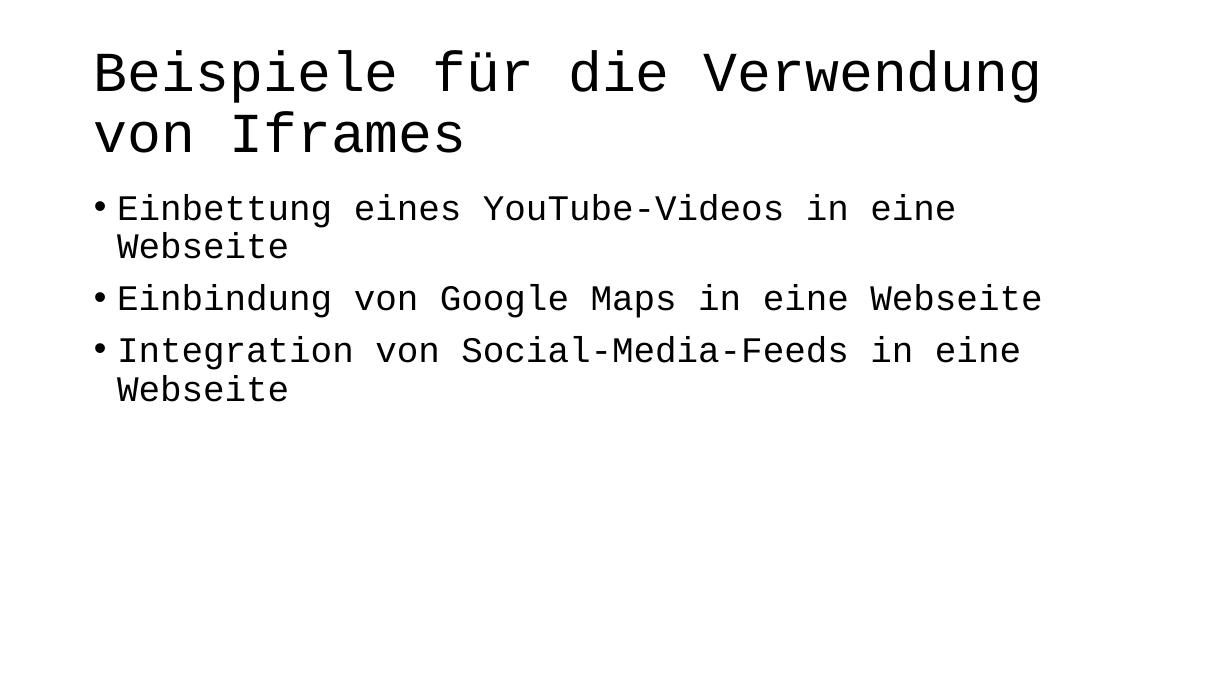
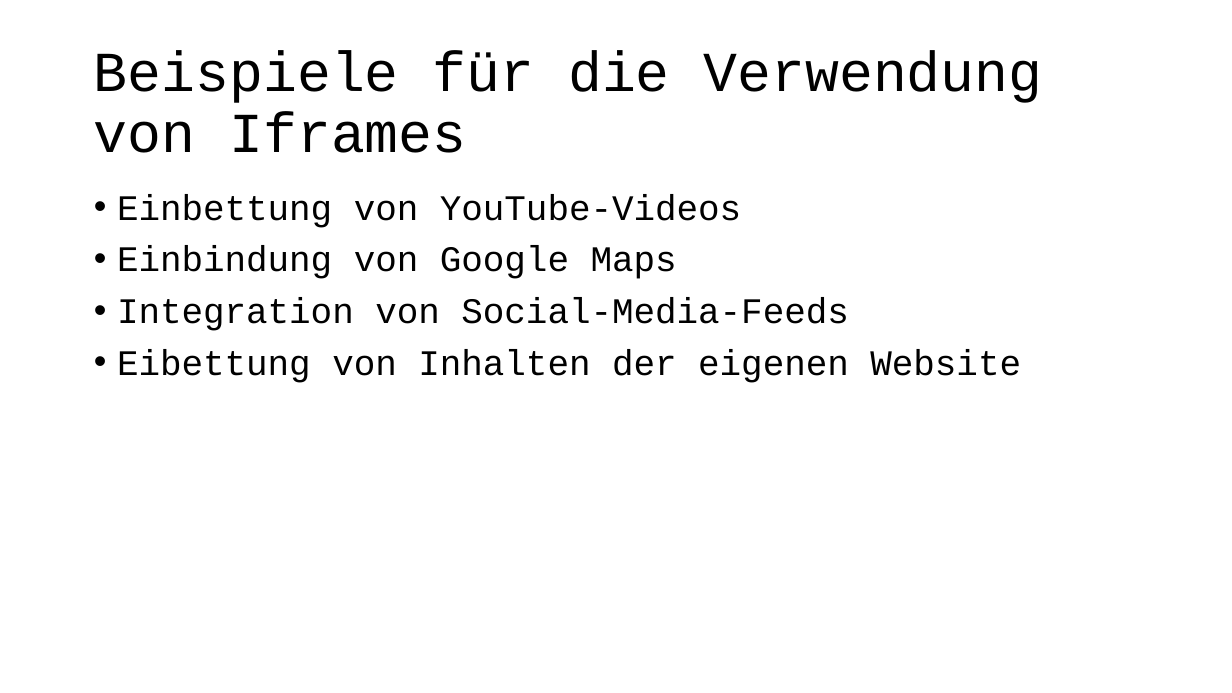
Before and after one commit to DaMu14/LA1600, a slide deck: slide 7 of Präsentation/Prasentation_zu_IFrame.pptx (slide 5 before the commit). Drawn at 1232x693 pixels with LibreOffice and Linux fonts; fonts in the diff are those of the drawing; background and template pictures are left out. Boxes give left, top, right and bottom in pixels: in the first picture for what was removed or moved away, otherwise in the second. Text is boxed around its words. In the diff, an @@ line names an element or a change of style, - is before the commit and + after.

```diff
--- a/Präsentation/Prasentation_zu_IFrame.pptx
+++ b/Präsentation/Prasentation_zu_IFrame.pptx
@@ text at (117,194,1021,383): text changed @@
-• Einbettung eines YouTube-Videos in eine Webseite
-• Einbindung von Google Maps in eine Webseite
-• Integration von Social-Media-Feeds in eine Webseite
+• Einbettung von YouTube-Videos
+• Einbindung von Google Maps
+• Integration von Social-Media-Feeds
+• Eibettung von Inhalten der eigenen Website
```
Also in this commit, not shown: 3 other slides changed, 4 slides added, 1 slide removed.
